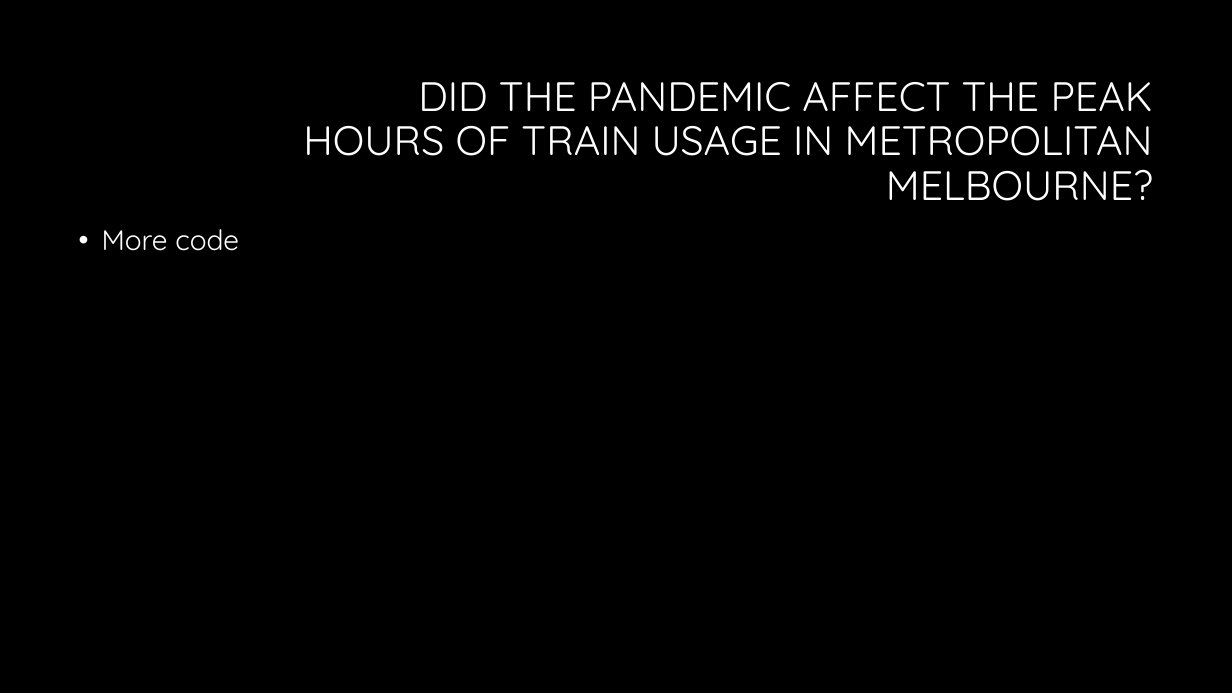
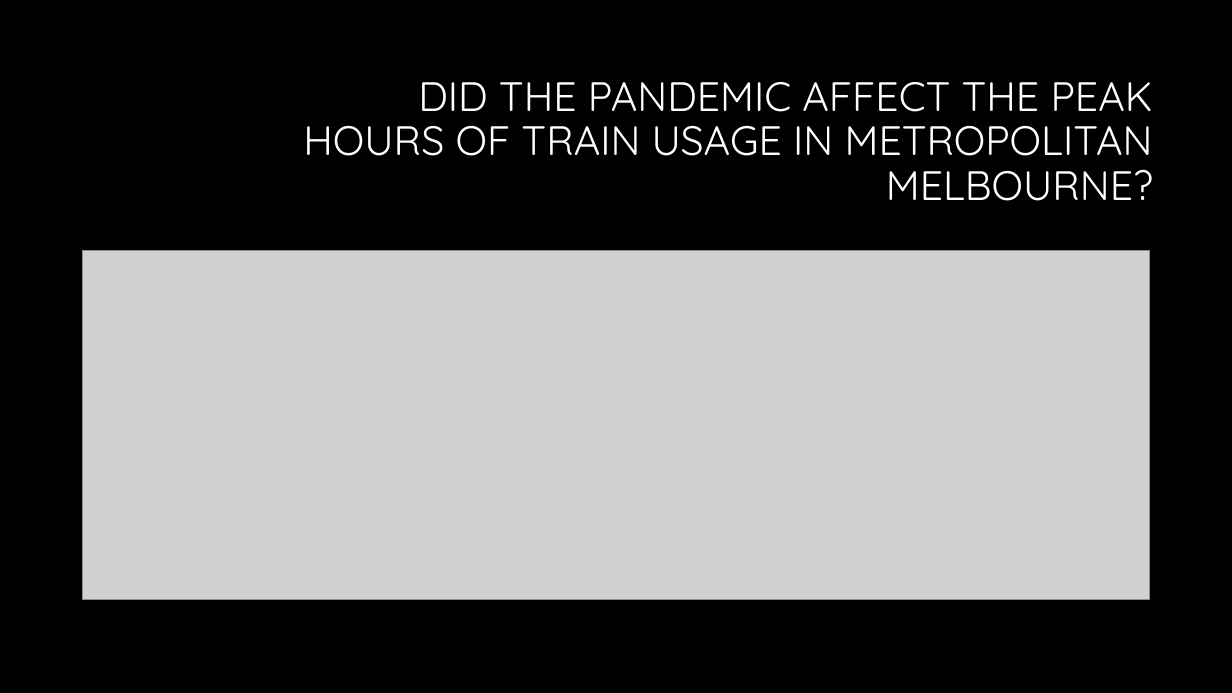
Before and after one commit to hendaman/project-1-challenge, a slide deck: slide 32 of Presentation/Exploring Mobility Patterns in Metropolitan Melbourne Presentation.pptx (slide 29 before the commit). Drawn at 1232x693 pixels with LibreOffice and Linux fonts; fonts in the diff are those of the drawing; grey boxes stand for pictures; background and template pictures are left out. Boxes give left, top, right and bottom in pixels: in the first picture for what was removed or moved away, otherwise in the second. Text is boxed around its words. In the diff, an @@ line names an element or a change of style, - is before the commit and + after.

```diff
--- a/Presentation/Exploring Mobility Patterns in Metropolitan Melbourne Presentation.pptx
+++ b/Presentation/Exploring Mobility Patterns in Metropolitan Melbourne Presentation.pptx
@@ text removed at [102, 229, 239, 251] @@
-• More code
@@ picture added at [83, 250, 1150, 600] @@
```
Also in this commit, not shown: 7 other slides changed, 5 slides added.
